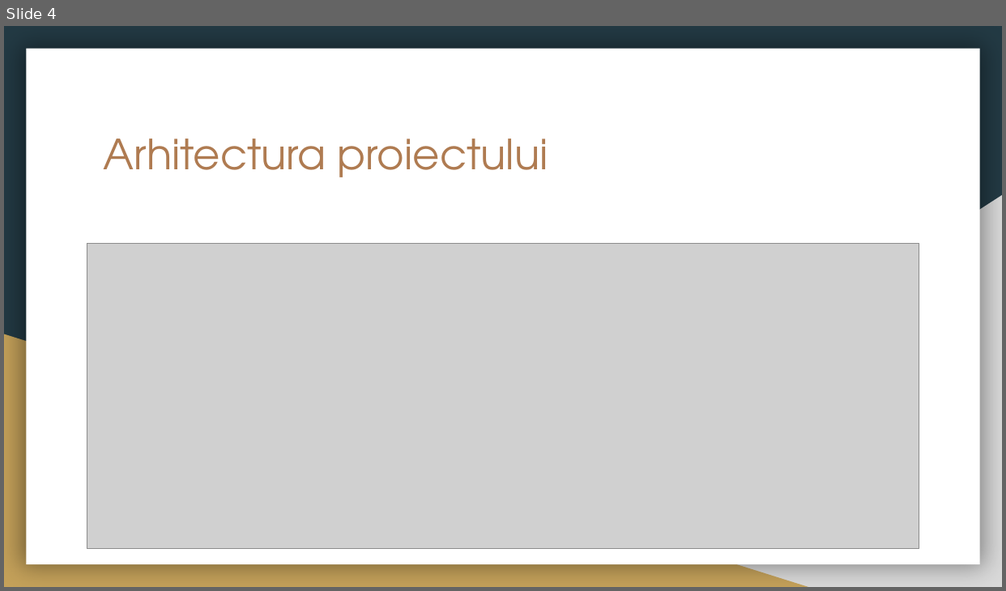
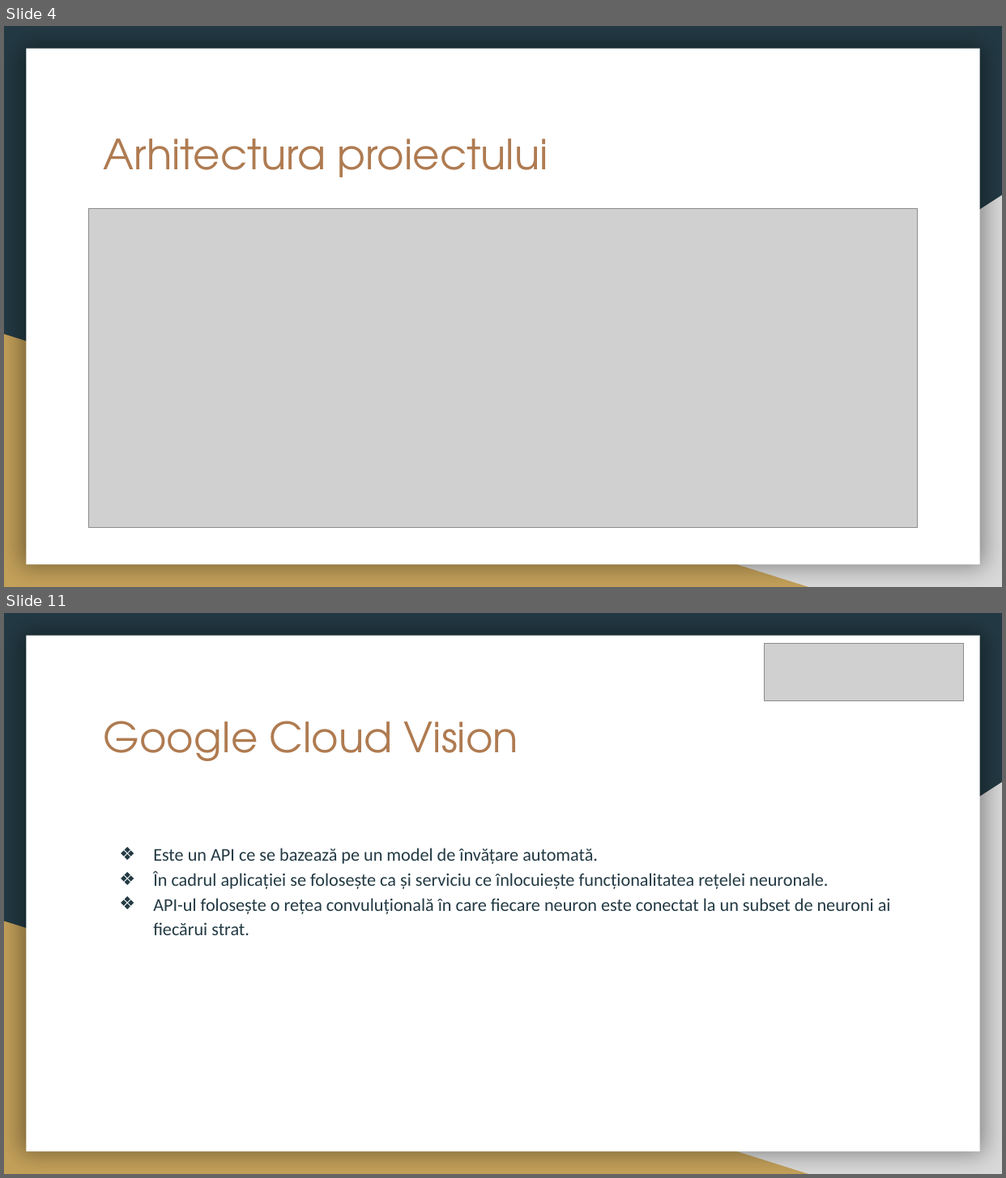
Before and after one commit to CiprianBodnar/BodnarIoanCiprianLicenta2019, a slide deck: Licenta2019BodnarIoanCiprian/Licenta.pptx. Shown one above the other, each under a label of ours: slide 4 before the commit, slides 4 and 11 after it; the slides between them are not shown. The pictures are 1006x591 and 1006x1178 pixels, drawn with LibreOffice and Linux fonts; fonts in the diff are those of the drawing; grey boxes stand for pictures. Boxes give left, top, right and bottom in pixels: in the first picture for what was removed or moved away, otherwise in the second. Text is boxed around its words. In the diff, an @@ line names an element or a change of style, - is before the commit and + after.

```diff
--- a/Licenta2019BodnarIoanCiprian/Licenta.pptx
+++ b/Licenta2019BodnarIoanCiprian/Licenta.pptx
@@ slide 11 added at <box>4,613,1002,1174</box>, background #233A44; not listed: 3 template elements that a slide beside it also shows @@
@@ picture added at <box>765,644,964,702</box> @@
@@ title added at <box>104,721,518,761</box>, 30 pt, text #AF7B51 @@
+Google Cloud Vision
@@ text added at <box>153,848,891,935</box>, 13 pt, text #233A44 @@
+❖ Este un API ce se bazează pe un model de învățare automată.
+❖ În cadrul aplicației se folosește ca și serviciu ce înlocuiește funcționalitatea rețelei neuronale.
+❖ API-ul folosește o rețea convuluțională în care fiecare neuron este conectat la un subset de neuroni ai fiecărui strat.
@@ slide 4 changed as well @@
@@ picture: place and size @@
-picture at <box>87,244,918,549</box>
+picture at <box>89,208,917,528</box>
```
Also in this commit, not shown: 4 other slides changed, 7 other slides added, 7 slides removed, 1 other file.
